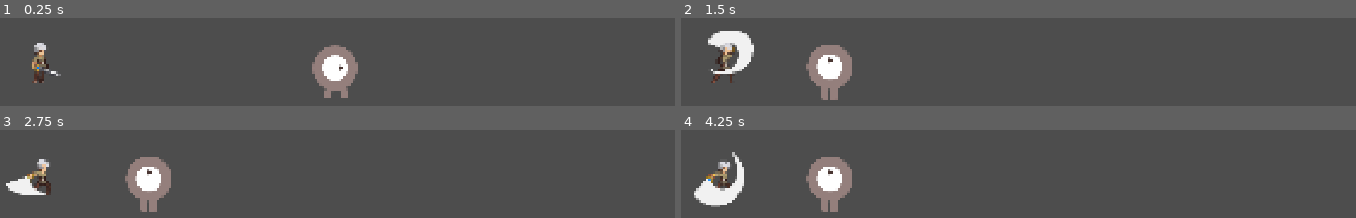
Above: before the commit, frames 1-4 (two rows, left to right).
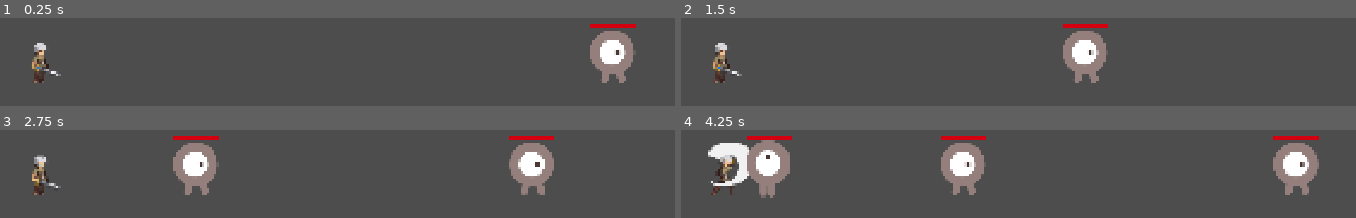
Above: after the commit, the same moments.

Repository: BMB994/AppointedHero
Game: Godot game, scene res://main.tscn
Same seed, same stepped clock (60 frames per second), same inputs: the game is played once before the commit and once after it.
Inputs:
- Up to frame 1 (0.25 s): no input
- Up to frame 2 (1.5 s): no input
- Up to frame 3 (2.75 s): no input
- Up to frame 4 (4.25 s): no input

The runs differ from the first frame. In frame 1, 6.0% of the frame differs, in the area x 46-95%, y 6-91%; in frame 2, 8.6%; in frame 3, 11%; in frame 4, 16%, in the area x 1-95%, y 6-94%.

Commit message:
Added health bars

Diff:
--- a/main.gd
+++ b/main.gd
@@ -1,15 +1,29 @@
 extends Node
-
-
 @export var mob_scene: PackedScene
+var mob_count
+var max_mob_count
 
 func _ready() -> void:
 
 	$Player.start($PlayerPosition.position)
 	var mob = mob_scene.instantiate()
+	mob.start($MobStartPosition.position)
+	$MobSpawnTimer.start()
 
-	mob.start($MobStartPosition.position)
+
 	add_child(mob)
+	mob_count = 1
 
 func _process(delta: float) -> void:
 	pass
+
+
+func _on_mob_spawn_timer_timeout() -> void:
+
+	if mob_count < 10:
+		var mob = mob_scene.instantiate()
+		mob.start($MobStartPosition.position)
+
+
+		add_child(mob)
+		mob_count = mob_count + 1 # Replace with function body.
--- a/main.tscn
+++ b/main.tscn
@@ -12,7 +12,12 @@
 position = Vector2(350, 750)
 
 [node name="MobStartPosition" type="Marker2D" parent="."]
-position = Vector2(1000, 750)
+position = Vector2(1794, 714)
 
 [node name="Player" parent="." instance=ExtResource("2_h2yge")]
 position = Vector2(-3, 5)
+
+[node name="MobSpawnTimer" type="Timer" parent="."]
+wait_time = 2.0
+
+[connection signal="timeout" from="MobSpawnTimer" to="." method="_on_mob_spawn_timer_timeout"]
--- a/mob.gd
+++ b/mob.gd
@@ -4,7 +4,8 @@
 signal is_attacking
 
 # Properties
-var health = 100
+var health = 101
+var max_health = 100
 var damage = 1
 var attack_speed = 1.0
 var soul_worth = 1.0
@@ -14,6 +15,7 @@
 # Functions
 func take_damage(amount):
 	health -= amount
+	$HealthBar.value
 	if health <= 0:
 		die()
 
@@ -30,6 +32,8 @@
 	$AttackTimer.wait_time = 1.0 / attack_speed
 	$AnimatedSprite2D.animation = "walk"
 	$AnimatedSprite2D.play()
+	$HealthBar.max_value = max_health
+	$HealthBar.value = max_health
 
 func _physics_process(delta):
 	# Set velocity based on whether the mob is attacking
@@ -40,6 +44,9 @@
 
 	# Move the mob and handle collisions
 	move_and_slide()
+
+func _process(delta):
+	$HealthBar.value = max_health
 
 func attack():
 	# Change state to attacking
--- a/mob.tscn
+++ b/mob.tscn
@@ -32,22 +32,25 @@
 }]
 
 [sub_resource type="RectangleShape2D" id="RectangleShape2D_ieysi"]
-size = Vector2(110, 139.5)
+size = Vector2(137, 139.5)
 
 [sub_resource type="RectangleShape2D" id="RectangleShape2D_s5nov"]
-size = Vector2(162, 58.5)
+size = Vector2(70, 58.5)
+
+[sub_resource type="StyleBoxFlat" id="StyleBoxFlat_s5nov"]
+bg_color = Color(0.834798, 0, 0.06098, 1)
 
 [node name="mob" type="CharacterBody2D"]
 collision_layer = 3
 script = ExtResource("1_s5nov")
 
 [node name="AnimatedSprite2D" type="AnimatedSprite2D" parent="."]
-position = Vector2(184, 68)
+position = Vector2(55, 66.5)
 sprite_frames = SubResource("SpriteFrames_gfurk")
 animation = &"walk"
 
 [node name="CollisionShape2D" type="CollisionShape2D" parent="."]
-position = Vector2(183, 70)
+position = Vector2(67.5, 68.5)
 shape = SubResource("RectangleShape2D_ieysi")
 
 [node name="AttackTimer" type="Timer" parent="."]
@@ -56,8 +59,16 @@
 [node name="detection_area" type="Area2D" parent="."]
 
 [node name="CollisionShape2D" type="CollisionShape2D" parent="detection_area"]
-position = Vector2(101, 71)
+position = Vector2(18, 69.5)
 shape = SubResource("RectangleShape2D_s5nov")
+
+[node name="HealthBar" type="ProgressBar" parent="."]
+offset_left = 2.0
+offset_top = -13.0
+offset_right = 111.0
+offset_bottom = -3.0
+theme_override_styles/fill = SubResource("StyleBoxFlat_s5nov")
+show_percentage = false
 
 [connection signal="timeout" from="AttackTimer" to="." method="_on_attack_timer_timeout"]
 [connection signal="body_entered" from="detection_area" to="." method="_on_detection_area_body_entered"]
--- a/player.tscn
+++ b/player.tscn
@@ -5,7 +5,7 @@
 [ext_resource type="Texture2D" uid="uid://ewbv7q25likc" path="res://art/Attack-01-Sheet.png" id="1_onrkg"]
 
 [sub_resource type="RectangleShape2D" id="RectangleShape2D_onrkg"]
-size = Vector2(127, 102)
+size = Vector2(72, 102)
 
 [sub_resource type="AtlasTexture" id="AtlasTexture_2hs0m"]
 atlas = ExtResource("1_onrkg")
@@ -112,7 +112,7 @@
 script = ExtResource("1_i3pqv")
 
 [node name="Collision" type="CollisionShape2D" parent="."]
-position = Vector2(64.5, 51)
+position = Vector2(37, 51)
 shape = SubResource("RectangleShape2D_onrkg")
 
 [node name="AnimatedSprite2D" type="AnimatedSprite2D" parent="."]
@@ -127,7 +127,7 @@
 [node name="Area2D" type="Area2D" parent="."]
 
 [node name="CollisionShape2D" type="CollisionShape2D" parent="Area2D"]
-position = Vector2(109, 47)
+position = Vector2(70, 47)
 shape = SubResource("RectangleShape2D_i3pqv")
 
 [connection signal="timeout" from="AttackTimer" to="." method="_on_attack_timer_timeout"]
Not shown: 1 places in mob.tscn that only renumber resources
